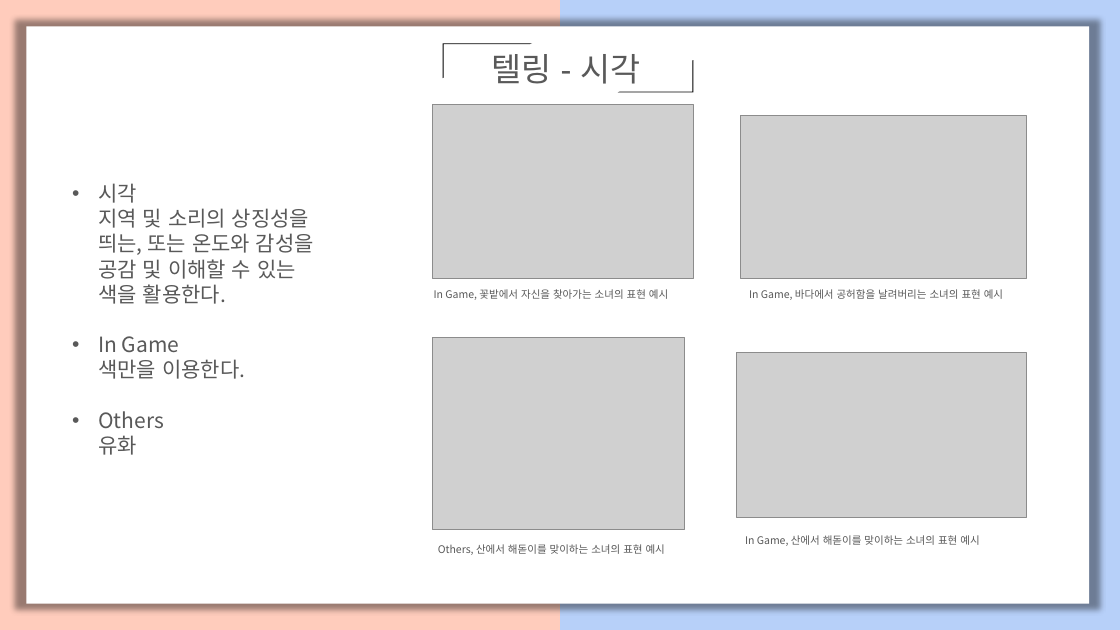
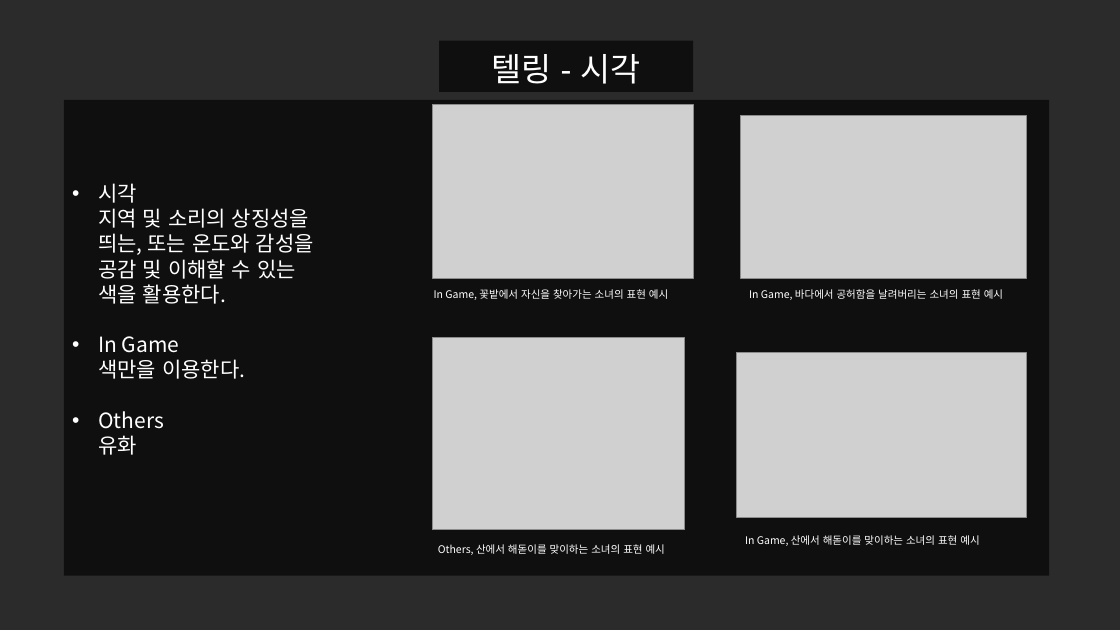
Before and after one commit to mehwari/proj.home, a slide deck: slide 4 of proj.home.PT.pptx. Drawn at 1120x630 pixels with LibreOffice and Linux fonts; fonts in the diff are those of the drawing; grey boxes stand for pictures; background and template pictures are left out; a plain dark background stands for a picture behind light text. Boxes give left, top, right and bottom in pixels: in the first picture for what was removed or moved away, otherwise in the second. Text is boxed around its words. In the diff, an @@ line names an element or a change of style, - is before the commit and + after.

```diff
--- a/proj.home.PT.pptx
+++ b/proj.home.PT.pptx
@@ rectangle removed at [0,0,560,630] @@
@@ rectangle removed at [26,26,1089,603] @@
@@ rectangle removed at [560,0,1120,630] @@
@@ rectangle added at [439,40,693,92], fill #000000 at 65% opacity @@
@@ half frame removed at [443,44,532,78] @@
@@ half frame removed at [618,60,693,92] @@
@@ rectangle added at [64,100,1049,576], fill #000000 at 65% opacity @@
@@ text colour #595959 to #FFFFFF in 6 elements at [492,54,641,84], [98,183,314,455], [434,289,668,300], [749,289,1003,300], [745,535,979,546], [438,544,665,555] @@
```
Also in this commit, not shown: 9 other slides changed.
